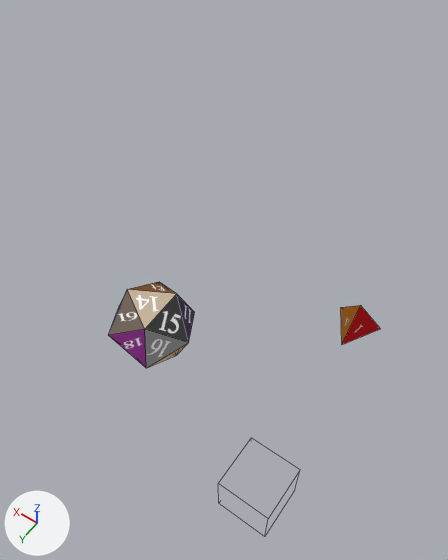
Two versions of the Blender file assets/untitled.blend, one commit apart.
Before and after are seen from a camera (50 mm lens) standing at (-7.7, 13.7, 22.7) and looking at (3.0, -1.4, -1.0). The lights are fixed; the arrows at lower left show +X, +Y and +Z. Mesh edges are drawn as thin lines. The same objects are shown in both versions, whatever each file hides.

Script lines for the objects in view, before the commit:
```python
me_cone_007 = bpy.data.meshes.new('Cone.007')
me_cone_007.from_pydata(...)  # 4 vertices, 4 faces; spans x -0.87..0.87, y -0.75..0.75, z -0.71..0.71
me_cone_007.materials.append(mat_material_006)  # picture img_cone_png
# before: 0 (0.0, 0.75, -0.71) at pixel (341, 344), 1 (0.87, -0.75, -0.71) at pixel (340, 307), 2 (-0.87, -0.75, -0.71) at pixel (380, 328), 3 (0.0, -0.25, 0.71) at pixel (360, 305)
me_cube_003 = bpy.data.meshes.new('Cube.003')
me_cube_003.from_pydata(...)  # a box spanning x -1.0..1.0, y -1.0..1.0, z -1.0..1.0
me_cube_003.materials.append(mat_material)  # picture img_cube_png
me_icosphere_002 = bpy.data.meshes.new('Icosphere.002')
me_icosphere_002.from_pydata(...)  # an icosphere of 20 faces spanning x -0.89..0.89, y -0.85..0.85, z -1.0..1.0
me_icosphere_002.materials.append(mat_material_005)  # picture img_icosphere_png
ob_cone = bpy.data.objects.new('Cone', me_cone_007)
ob_cone.location = (-3.56, -1.69, 0.82)
ob_cone.scale = (1.14, 1.14, 1.14)
ob_cube_001 = bpy.data.objects.new('Cube.001', me_cube_003)
ob_cube_001.location = (-4.2, 6.68, 1.02)
ob_icosphere = bpy.data.objects.new('Icosphere', me_icosphere_002)
ob_icosphere.location = (2.95, 3.74, 1.56)
ob_icosphere.rotation_euler = (0.0768, 1.328, 5.315)  # degrees (4.4, 76, 305)
ob_icosphere.scale = (1.89, 1.89, 1.89)
```
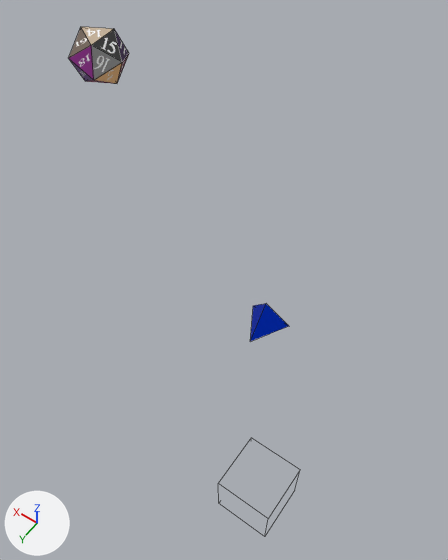
Where the newer file only moved an object's origin or applied its transform, the numbers keep the older frame.

Changed parts and their boxes (x1, y1, x2, y2) in the pictures (448 x 560 px):
'Icosphere', moved: before (108, 282, 195, 368); after (69, 27, 129, 84)
'Cone', reshaped, moved: before (341, 305, 380, 345); after (250, 303, 289, 341)

The change, as a diff of the scene's bpy script:
```diff
--- a/assets/untitled.blend.py
+++ b/assets/untitled.blend.py
@@ img_cone_png_001 @@
+img_cone_png_001 = load_image('Cone.png.001', 'Cone.png', 1024, 1024, 'sRGB')
@@ mat_material_001 @@
+mat_material_001 = bpy.data.materials.new('Material.001')
+# colours: dark blue #001555, blue #0033e7
+# uses the picture img_cone_png_001
@@ me_cone_007 @@
 # used by ob_cone; location = (-3.56, -1.69, 0.82); scale = (1.14, 1.14, 1.14)
 # verts and faces of me_cone_007; kept vertices keep their numbers, new ones are numbered from 4
-me_cone_007.from_pydata(...)  # 4 vertices, 4 faces; spans x -0.87..0.87, y -0.75..0.75, z -0.71..0.71
-me_cone_007.materials.append(mat_material_006)  # picture img_cone_png
+me_cone_007.from_pydata(...)  # 5 vertices, 4 faces; spans x -0.43..1.3, y -0.75..0.75, z 0.0..1.41
+# me_cone_007 part 1
+delete_vertices([*range(0, 4)])  # with the faces that use them
+verts[4] = (0.43, 0.75, 0.0)  # pixel (250, 341)
+verts[5] = (1.3, -0.75, 0.0)  # pixel (253, 305)
+verts[6] = (-0.43, -0.75, 0.0)  # pixel (289, 326)
+verts[7] = (0.43, -0.25, 1.41)  # pixel (266, 303)
+verts[8] = (0.0, 0.0, 0.0)  # pixel (269, 333)
+faces += [(4, 7, 5), (5, 7, 6), (4, 8, 6, 7), (4, 5, 6, 8)]
+me_cone_007.materials.append(mat_material_001)
@@ ob_cone @@
 ob_cone = bpy.data.objects.new('Cone', me_cone_007)
-ob_cone.location = (-3.56, -1.69, 0.82)
+ob_cone.location = (-0.49, 0.0, -0.81)
 ob_cone.scale = (1.14, 1.14, 1.14)
@@ ob_icosphere @@
 ob_icosphere = bpy.data.objects.new('Icosphere', me_icosphere_002)
-ob_icosphere.location = (2.95, 3.74, 1.56)
+ob_icosphere.location = (17.93, -9.36, 1.56)
 ob_icosphere.rotation_euler = (0.0768, 1.328, 5.315)  # degrees (4.4, 76, 305)
```
